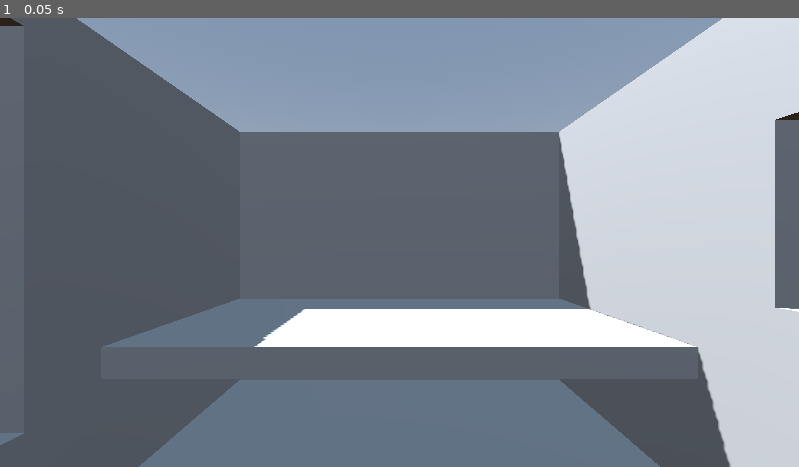
Above: before the commit, frame 1.
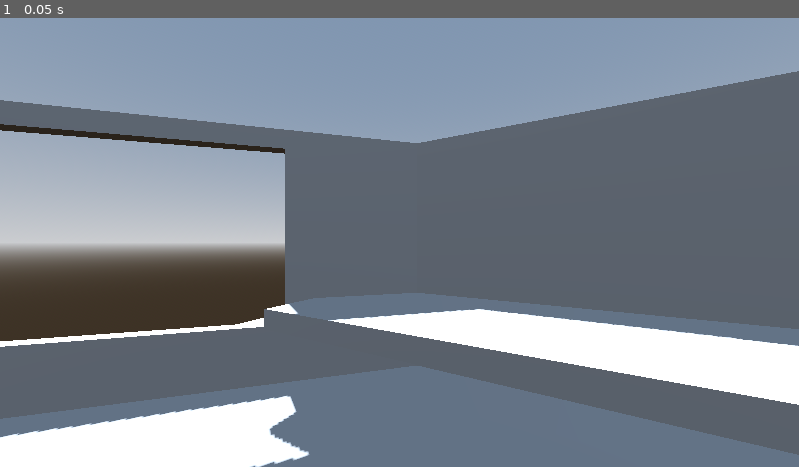
Above: after the commit, the same moment.

Repository: J-dario/Sloplan-Brackeys-2025
Game: Godot game, scene res://Scenes/main.tscn
Two runs of this game, one before a commit and one after it. Both use one fixed random seed, a clock stepped at 60 frames per second and the inputs below.
Inputs:
- Up to frame 1 (0.05 s): no input

The runs differ from the first frame. In frame 1, 50% of the frame differs, in the area x 0-100%, y 0-100%.

Commit message:
greybox 2.0

Diff:
--- a/Scenes/main.tscn
+++ b/Scenes/main.tscn
@@ -27,39 +27,49 @@
 [node name="CSGBox3D" type="CSGBox3D" parent="CSGCombiner3D"]
 transform = Transform3D(1.4, 0, 0, 0, 1, 0, 0, 0, 1, -4.78, 0, 0)
 use_collision = true
-size = Vector3(20.2, 1, 20.8)
+size = Vector3(34.9, 1, 56.8)
 
 [node name="CSGBox3D5" type="CSGBox3D" parent="CSGCombiner3D"]
 transform = Transform3D(1, 0, 0, 0, 1, 0, 0, 0, 1, 5.13, 4.78, 0)
 use_collision = true
-size = Vector3(8.1, 1, 18.8)
+size = Vector3(8.1, 1, 26.1)
 
 [node name="CSGBox3D2" type="CSGBox3D" parent="CSGCombiner3D"]
 transform = Transform3D(-4.37114e-08, 1, 0, -1, -4.37114e-08, 0, 0, 0, 1, 9.6, 7.7, 0)
 use_collision = true
 size = Vector3(14.8, 1, 20.8)
 
+[node name="CSGBox3D3" type="CSGBox3D" parent="CSGCombiner3D"]
+transform = Transform3D(1.91069e-15, -4.37114e-08, -1, -1, -4.37114e-08, 0, -4.37114e-08, 1, -4.37114e-08, -19.3, 7.7, 26.7)
+use_collision = true
+size = Vector3(14.8, 1, 20.8)
+
+[node name="CSGBox3D9" type="CSGBox3D" parent="CSGCombiner3D"]
+transform = Transform3D(1.91069e-15, -4.37114e-08, -1, -1, -4.37114e-08, 0, -4.37114e-08, 1, -4.37114e-08, -19.3, 7.7, -26.4)
+use_collision = true
+size = Vector3(14.8, 1, 20.8)
+
 [node name="CSGBox3D4" type="CSGBox3D" parent="CSGCombiner3D"]
-transform = Transform3D(1.91069e-15, -4.37114e-08, 1.4, -1, -4.37114e-08, 0, 4.37114e-08, -1, -6.11959e-08, -4.36, 7.7, 9.9)
+transform = Transform3D(2.99966e-08, -0.686242, 1.01832, -1, -4.37114e-08, 2.96462e-22, 3.17945e-08, -0.727374, -0.960738, 1.67293, 7.7, 16.6281)
 use_collision = true
 size = Vector3(14.8, 1, 20.8)
 
 [node name="CSGBox3D6" type="CSGBox3D" parent="CSGCombiner3D"]
-transform = Transform3D(1.91069e-15, -4.37114e-08, 1, -1, -4.37114e-08, 0, 4.37114e-08, -1, -4.37114e-08, -8.3, 9.3, 9.9)
+transform = Transform3D(2.99966e-08, -0.686242, 0.727374, -1, -4.37114e-08, 0, 3.17945e-08, -0.727374, -0.686242, -1.19293, 9.3, 19.3319)
 operation = 2
 use_collision = true
 size = Vector3(4.7, 2.8, 15)
 
 [node name="CSGBox3D7" type="CSGBox3D" parent="CSGCombiner3D"]
-transform = Transform3D(1.91069e-15, -4.37114e-08, 1.4, -1, -4.37114e-08, 0, 4.37114e-08, -1, -6.11959e-08, -4.36, 7.7, -9.9)
+transform = Transform3D(-2.99966e-08, 0.686242, 1.01832, -1, -4.37114e-08, 2.96462e-22, 3.17945e-08, -0.727374, 0.960738, 0.952926, 7.7, -16.9781)
 use_collision = true
 size = Vector3(14.8, 1, 20.8)
 
 [node name="CSGBox3D8" type="CSGBox3D" parent="CSGCombiner3D"]
-transform = Transform3D(1.91069e-15, -4.37114e-08, 1, -1, -4.37114e-08, 0, 4.37114e-08, -1, -4.37114e-08, -8.3, 8.9, -9.9)
+transform = Transform3D(-2.99966e-08, 0.686242, 0.727374, -1, -4.37114e-08, 0, 3.17945e-08, -0.727374, 0.686242, -1.91293, 8.9, -19.6819)
 operation = 2
 use_collision = true
 size = Vector3(10.2, 2.8, 15)
 
 [node name="Camera3D" type="Camera3D" parent="."]
-transform = Transform3D(7.54979e-08, 0, -1, 0, 1, 0, 1, 0, 7.54979e-08, -8.13, 8.58, 0)
+transform = Transform3D(0.5, 0, -0.866025, 0, 1, 0, 0.866025, 0, 0.5, -8.13, 8.58, 0)
